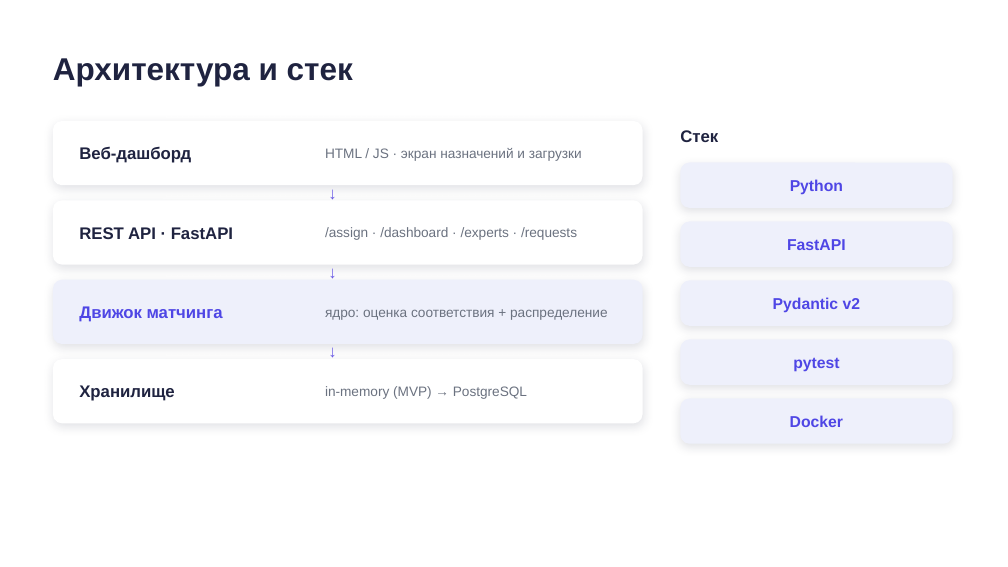
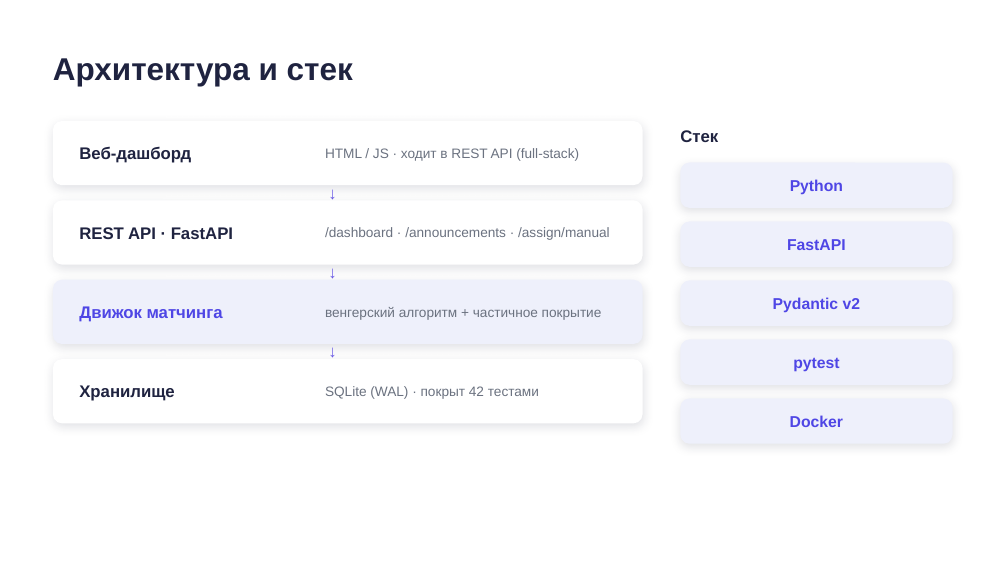
Before and after one commit to wpalish/alem-expert-router, a slide deck: slide 7 of Презентация-Alem-Expert-Router.pptx. Drawn at 1008x567 pixels with LibreOffice and Linux fonts; fonts in the diff are those of the drawing. Boxes give left, top, right and bottom in pixels: in the first picture for what was removed or moved away, otherwise in the second. Text is boxed around its words. In the diff, an @@ line names an element or a change of style, - is before the commit and + after.

```diff
--- a/Презентация-Alem-Expert-Router.pptx
+++ b/Презентация-Alem-Expert-Router.pptx
@@ text at box(325, 148, 579, 161): text changed @@
-HTML / JS · экран назначений и загрузки
+HTML / JS · ходит в REST API (full-stack)
@@ text at box(325, 227, 610, 240): text changed @@
-/assign · /dashboard · /experts · /requests
+/dashboard · /announcements · /assign/manual
@@ text at box(325, 307, 602, 320): text changed @@
-ядро: оценка соответствия + распределение
+венгерский алгоритм + частичное покрытие
@@ text at box(325, 386, 539, 399): text changed @@
-in-memory (MVP) → PostgreSQL
+SQLite (WAL) · покрыт 42 тестами
```
Also in this commit, not shown: 4 other slides changed, 3 other files.
